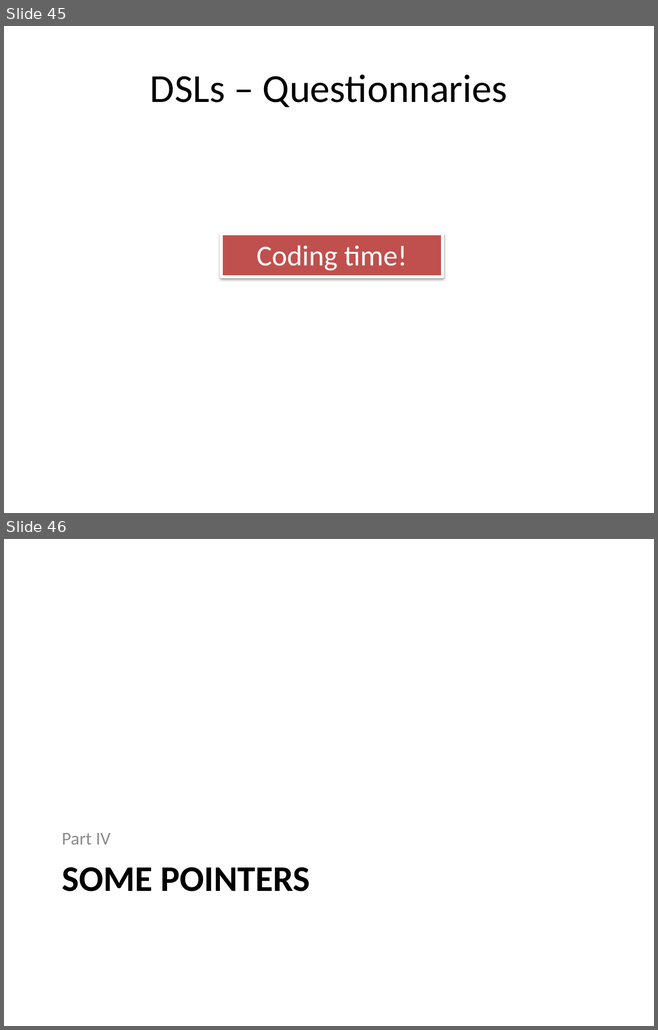
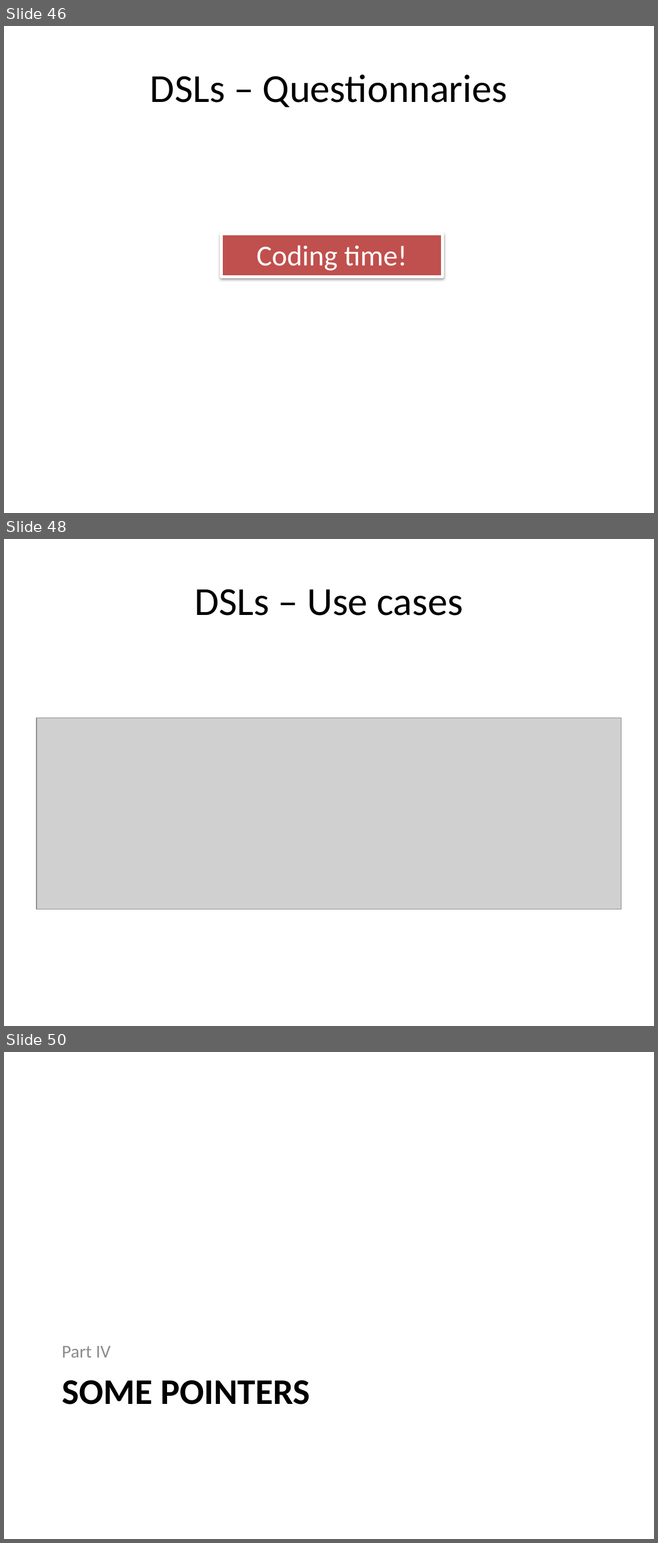
Before and after one commit to jesusc/talk-dsls-basic, a slide deck: presentation-dsls-by-example.pptx. Shown one above the other, each under a label of ours: slides 45 and 46 before the commit, slides 46, 48 and 50 after it; the slides between them are not shown. The pictures are 658x1030 and 658x1543 pixels, drawn with LibreOffice and Linux fonts; fonts in the diff are those of the drawing; grey boxes stand for pictures. Boxes give left, top, right and bottom in pixels: in the first picture for what was removed or moved away, otherwise in the second. Text is boxed around its words. In the diff, an @@ line names an element or a change of style, - is before the commit and + after.

```diff
--- a/presentation-dsls-by-example.pptx
+++ b/presentation-dsls-by-example.pptx
@@ slide 48 added at bbox=[4, 539, 654, 1026], background #FFFFFF @@
@@ title added at bbox=[194, 589, 463, 616], 44 pt, text #000000 @@
+DSLs – Use cases
@@ picture added at bbox=[36, 718, 621, 909] @@
@@ what was slide 45 is now slide 46 @@
@@ what was slide 46 is now slide 50 @@
```
Also in this commit, not shown: 6 slides changed, 6 other slides added, 1 slide removed, 4 other files.
